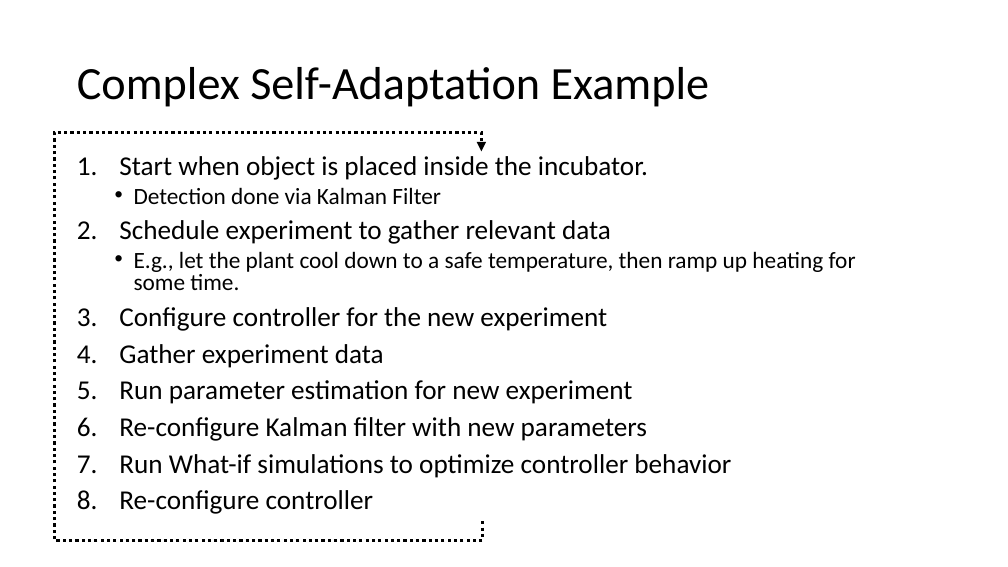
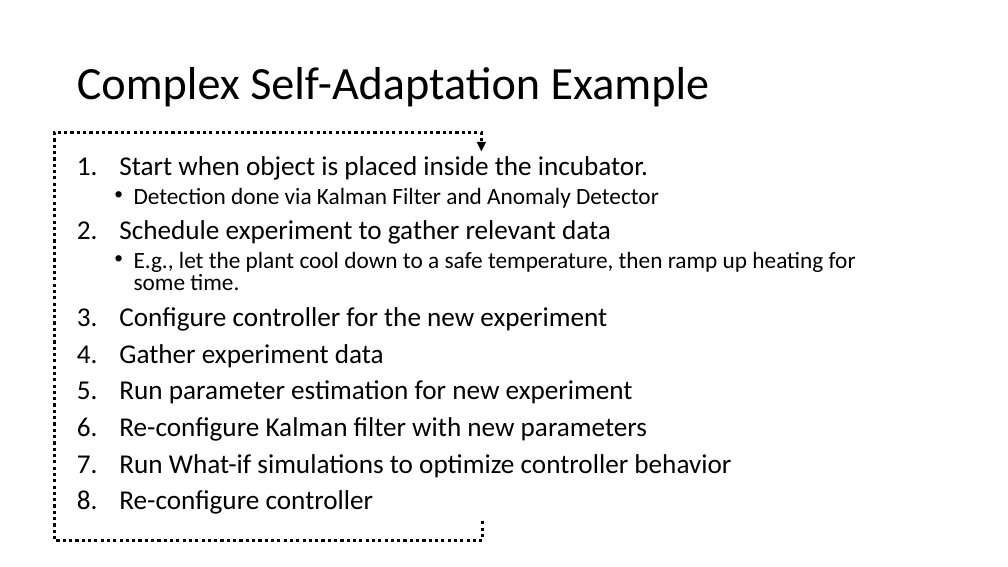
Before and after one commit to INTO-CPS-Association/example_digital-twin_incubator, a slide deck: slide 21 of notes/presentations/DigitLunch_17_December.pptx. Drawn at 1008x567 pixels with LibreOffice and Linux fonts; fonts in the diff are those of the drawing. Boxes give left, top, right and bottom in pixels: in the first picture for what was removed or moved away, otherwise in the second. Text is boxed around its words. In the diff, an @@ line names an element or a change of style, - is before the commit and + after.

```diff
--- a/notes/presentations/DigitLunch_17_December.pptx
+++ b/notes/presentations/DigitLunch_17_December.pptx
@@ text at bbox=[134, 187, 659, 208]: text changed @@
-  • Detection done via Kalman Filter
+  • Detection done via Kalman Filter and Anomaly Detector
```
